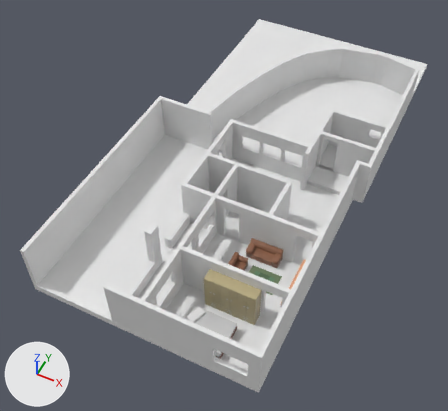
An edit to the Blender file Assets/Assets/ProjetoMinhaCasaMinhaVida.blend, drawn before and after from the same camera.
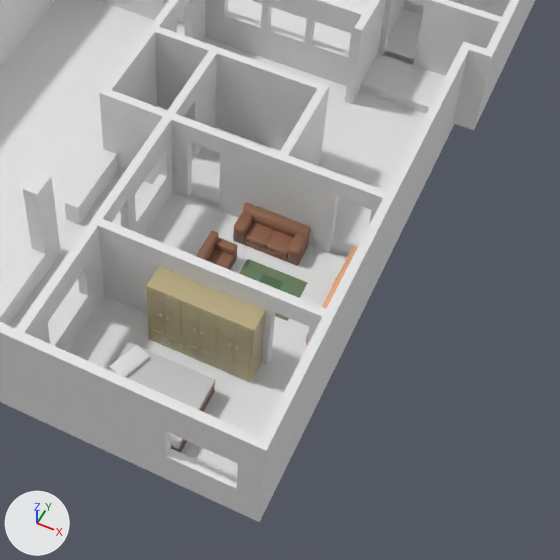
There are two pictures of each version: one whole from a 50 mm lens placed at (10.03, -16.93, 23.53), pointed at (0.32, 2.49, -0.75), one close up on the part from 30% to 90% of the width and 34% to 100% of the height. Every picture has the same lights, and +X, +Y and +Z are marked at lower left.
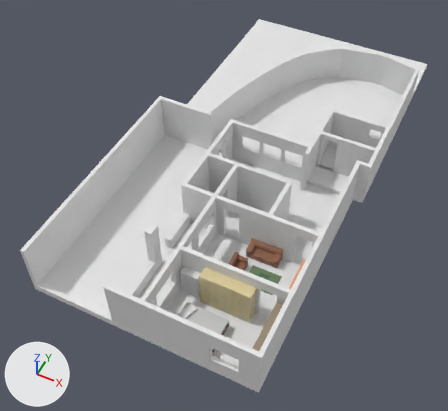
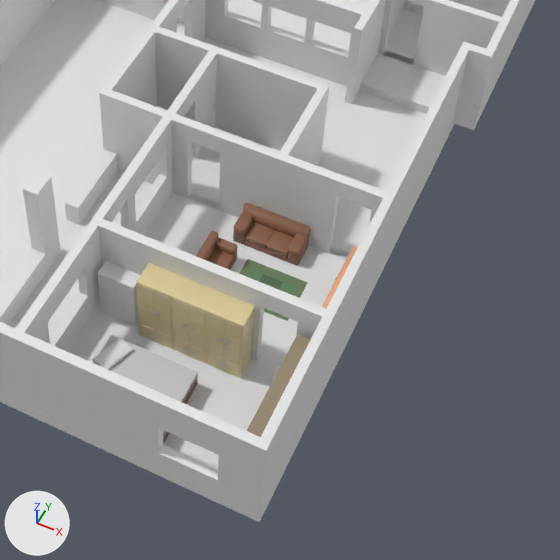
ob_cube_016 is not drawn itself; it is used by a modifier of ob_cube_013.
ob_cube_037 is not drawn itself; it is used by a modifier of ob_cube_017.

Edits to the bpy script that builds the scene:
```text
Change mat_guardaroupa:
    mat_guardaroupa.base_color: (0.498, 0.421, 0.235) -> (0.739, 0.623, 0.345)  # beige #bbae85 -> beige #dfcf9f
Change ob_cube_016:
    ob_cube_016.location: (5.506, -3.313, 1.304) -> (5.261, -3.313, 1.304)
Change ob_cube_037:
    ob_cube_037.location: (5.065, -6.142, 1.378) -> (4.788, -6.142, 1.378)
    ob_cube_037.scale: (0.3, 0.75, 0.5) -> (0.3, 0.635, 0.5)
Change ob_quardaroupa:
    ob_quardaroupa.location: (3.78, -3.63, 1.1) -> (3.55, -3.63, 1.1)
Change ob_cube_046:
    ob_cube_046.location: (3.42, -5.32, 0.56) -> (3.02, -5.32, 0.56)
Change ob_cube_048:
    ob_cube_048.location: (2.7, -4.91, 0.91) -> (2.31, -4.91, 0.91)
Add ob_cube_049:
    ob_cube_049 = bpy.data.objects.new('Cube.049', me_cube_076)  # a box spanning x -0.422..0.423, y 0.184..0.214, z -0.423..0.423; a box spanning x -0.422..-0.386, y -0.151..0.184, z -0.423..0.423; a box spanning x 0.386..0.423, y -0.151..0.184, z -0.423..0.423; a box spanning x -0.386..0.386, y -0.151..0.184, z -0.423..-0.401; a box spanning x -0.386..0.386, y -0.151..0.184, z 0.401..0.423; a box spanning x -0.386..-0.005, y -0.151..-0.114, z -0.398..0.398; a box spanning x 0.003..0.384, y -0.151..-0.114, z -0.398..0.398
    ob_cube_049.location = (1.76, -3.6, 1.0)
    ob_cube_049.scale = (1.0, 1.0, 1.66)
Add ob_porta1_005:
    ob_porta1_005 = bpy.data.objects.new('porta1.005', me_cube_071)  # 56 vertices, 44 faces; spans x -0.17..0.17, y -0.25..0.14, z -0.78..0.78; in mat_material_028 (brown #988972), mat_guardaroupapuxador (grey #b1b1b1); modifiers BEVEL
    ob_porta1_005.parent = ob_quardaroupa_001
    ob_porta1_005.location = (5.739, -4.88, 1.203)
    ob_porta1_005.rotation_euler = (0.0, 0.0, -1.571)  # degrees (0, 0, -90)
    ob_porta1_005.scale = (1.05, 0.192, 1.09)
Add ob_quardaroupa_001:
    ob_quardaroupa_001 = bpy.data.objects.new('quardaRoupa.001', me_cube_058)  # 112 vertices, 78 faces; spans x -1.14..1.14, y -1.16..0.99, z -0.77..0.87; in mat_material_028 (brown #988972)
    ob_quardaroupa_001.location = (5.95, -4.7, 1.15)
    ob_quardaroupa_001.rotation_euler = (0.0, 0.0, -1.571)  # degrees (0, 0, -90)
    ob_quardaroupa_001.scale = (1.05, 0.192, 1.09)
Add ob_porta1_004:
    ob_porta1_004 = bpy.data.objects.new('porta1.004', me_cube_068)  # 56 vertices, 44 faces; spans x -0.17..0.17, y -0.25..0.14, z -0.78..0.78; in mat_material_028 (brown #988972), mat_guardaroupapuxador (grey #b1b1b1); modifiers BEVEL
    ob_porta1_004.parent = ob_quardaroupa_001
    ob_porta1_004.location = (5.739, -5.658, 1.203)
    ob_porta1_004.rotation_euler = (0.0, 0.0, -1.571)  # degrees (0, 0, -90)
    ob_porta1_004.scale = (1.05, 0.192, 1.09)
Add ob_porta1_002:
    ob_porta1_002 = bpy.data.objects.new('porta1.002', me_cube_066)  # 56 vertices, 44 faces; spans x -0.17..0.17, y -0.25..0.14, z -0.78..0.78; in mat_material_028 (brown #988972), mat_guardaroupapuxador (grey #b1b1b1); modifiers BEVEL
    ob_porta1_002.parent = ob_quardaroupa_001
    ob_porta1_002.location = (5.739, -3.738, 1.203)
    ob_porta1_002.rotation_euler = (0.0, 0.0, -1.571)  # degrees (0, 0, -90)
    ob_porta1_002.scale = (1.05, 0.192, 1.09)
Add ob_porta1:
    ob_porta1 = bpy.data.objects.new('porta1', me_cube_063)  # 56 vertices, 44 faces; spans x -0.17..0.17, y -0.25..0.14, z -0.78..0.78; in mat_material_028 (brown #988972), mat_guardaroupapuxador (grey #b1b1b1); modifiers BEVEL
    ob_porta1.parent = ob_quardaroupa_001
    ob_porta1.location = (5.739, -5.297, 1.203)
    ob_porta1.rotation_euler = (0.0, 0.0, -1.571)  # degrees (0, 0, -90)
    ob_porta1.scale = (1.05, 0.192, 1.09)
```

Location of each change, (x1, y1, x2, y2) in pixels of the close-ups (560 x 560 px):
'Cube.017', reshaped
    both: (0, 322, 271, 514)
'Cube.013', reshaped
    before: (98, 219, 326, 365)
    after: (98, 219, 326, 361)
'quardaRoupa', recoloured, moved
    before: (146, 267, 266, 383)
    after: (136, 263, 255, 378)
'Cube.046', moved
    before: (110, 342, 216, 453)
    after: (94, 335, 198, 444)
'Cube.049', added
    after: (98, 261, 140, 326)
'quardaRoupa.001', added (brown)
    after: (247, 334, 311, 437)
'Cube.048', moved
    before: (109, 345, 150, 377)
    after: (92, 338, 133, 370)
'PortaGuardaRoupa.004', recoloured, moved
    before: (233, 324, 252, 372)
    after: (223, 320, 241, 368)
'PortaGuardaRoupa.005', recoloured, moved
    before: (217, 317, 235, 365)
    after: (207, 313, 225, 361)
'PortaGuardaRoupa.003', recoloured, moved
    before: (199, 309, 216, 357)
    after: (189, 305, 206, 353)
'PortaGuardaRoupa.006', recoloured, moved
    before: (183, 303, 200, 350)
    after: (173, 298, 189, 346)
'PortaGuardaRoupa.001', recoloured, moved
    before: (165, 295, 181, 343)
    after: (154, 291, 171, 338)
'PortaGuardaRoupa', recoloured, moved
    before: (149, 288, 166, 336)
    after: (138, 284, 156, 332)
'gaveta.009', recoloured, moved
    before: (217, 359, 249, 375)
    after: (207, 354, 239, 371)
'gaveta.008', recoloured, moved
    before: (217, 362, 249, 378)
    after: (207, 357, 239, 373)
'gaveta.005', recoloured, moved
    before: (184, 347, 215, 363)
    after: (174, 343, 205, 359)
'gaveta.006', recoloured, moved
    before: (184, 345, 215, 360)
    after: (174, 340, 205, 356)
'gaveta.007', recoloured, moved
    before: (217, 365, 249, 380)
    after: (207, 360, 239, 376)
'gaveta.003', recoloured, moved
    before: (151, 330, 181, 346)
    after: (141, 326, 171, 342)
'gaveta.004', recoloured, moved
    before: (184, 350, 215, 366)
    after: (174, 346, 205, 362)
'gaveta.002', recoloured, moved
    before: (151, 333, 181, 349)
    after: (141, 329, 172, 345)
'gaveta.001', recoloured, moved
    before: (151, 336, 181, 352)
    after: (141, 332, 172, 348)
